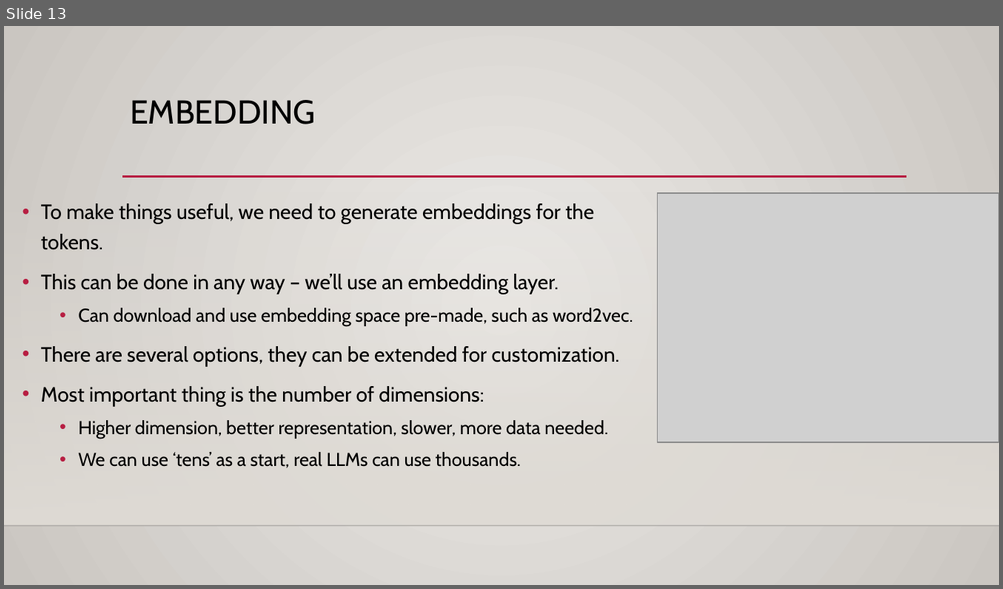
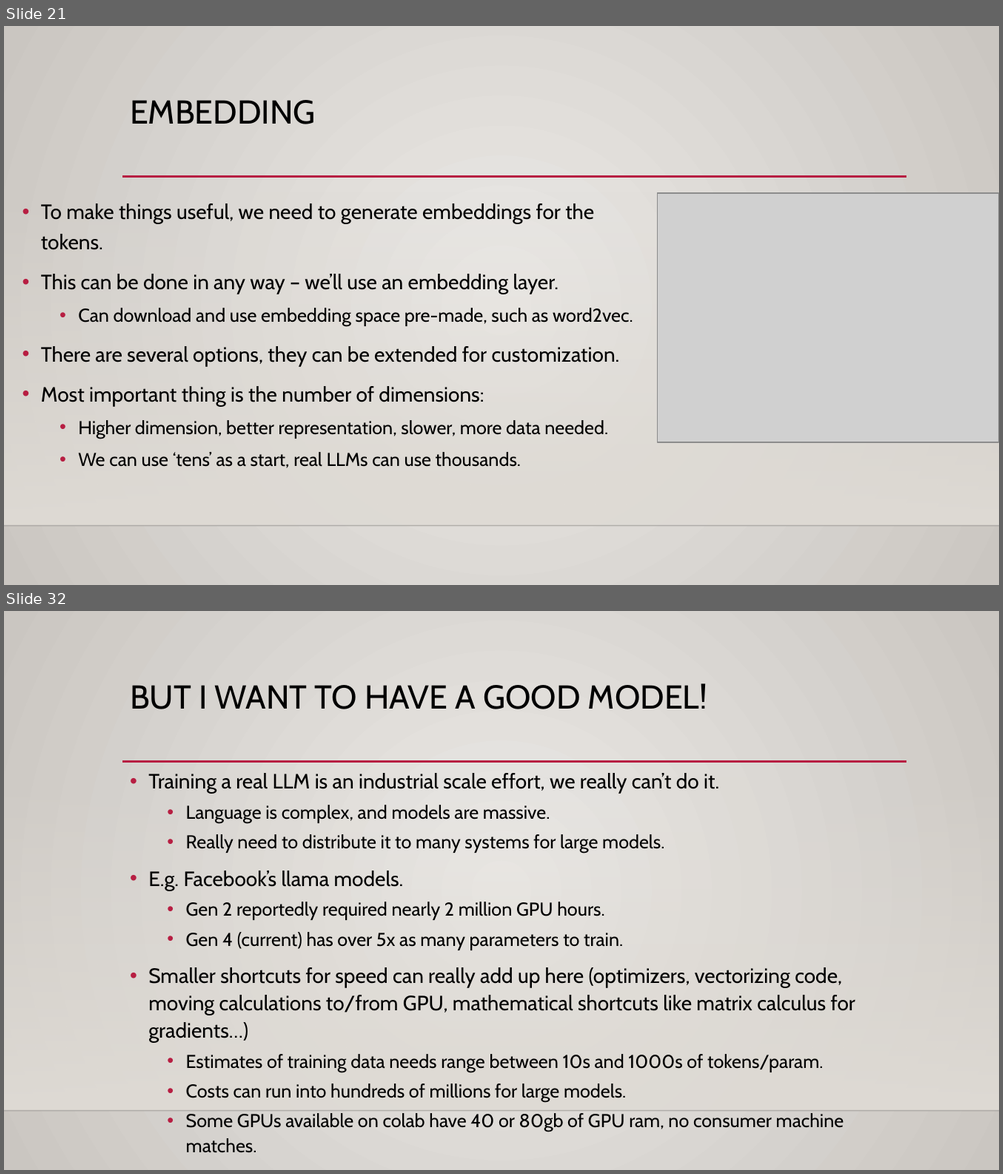
Before and after one commit to AkeemSemperDataScience/Intro_to_Machine_Learning_Students, a slide deck: reference_content/Slides/text_gen_lstm.pptx. Shown one above the other, each under a label of ours: slide 13 before the commit, slides 21 and 32 after it; the slides between them are not shown. The pictures are 1003x589 and 1003x1174 pixels, drawn with LibreOffice and Linux fonts; fonts in the diff are those of the drawing; grey boxes stand for pictures; background and template pictures are left out. Boxes give left, top, right and bottom in pixels: in the first picture for what was removed or moved away, otherwise in the second. Text is boxed around its words. In the diff, an @@ line names an element or a change of style, - is before the commit and + after.

```diff
--- a/reference_content/Slides/text_gen_lstm.pptx
+++ b/reference_content/Slides/text_gen_lstm.pptx
@@ slide 32 added at bbox=[4, 611, 999, 1170], background gradient #ECEAE7 to #CAC7C1; not listed: 3 template elements that a slide beside it also shows @@
@@ title added at bbox=[130, 684, 707, 709], 32 pt, text #000000 @@
+BUT I WANT TO HAVE A GOOD MODEL!
@@ text added at bbox=[148, 773, 855, 1153], 18 pt, text #000000 @@
+• Training a real LLM is an industrial scale effort, we really can’t do it.
+  • Language is complex, and models are massive.
+  • Really need to distribute it to many systems for large models.
+• E.g. Facebook’s llama models.
+  • Gen 2 reportedly required nearly 2 million GPU hours.
+  • Gen 4 (current) has over 5x as many parameters to train.
+• Smaller shortcuts for speed can really add up here (optimizers, vectorizing code, moving calculations to/from GPU, mathematical shortcuts like matrix calculus for gradients…)
+  • Estimates of training data needs range between 10s and 1000s of tokens/param.
+  • Costs can run into hundreds of millions for large models.
+  • Some GPUs available on colab have 40 or 80gb of GPU ram, no consumer machine matches.
@@ what was slide 13 is now slide 21 @@
```
Also in this commit, not shown: 8 slides changed, 13 other slides added, 3 other files.
